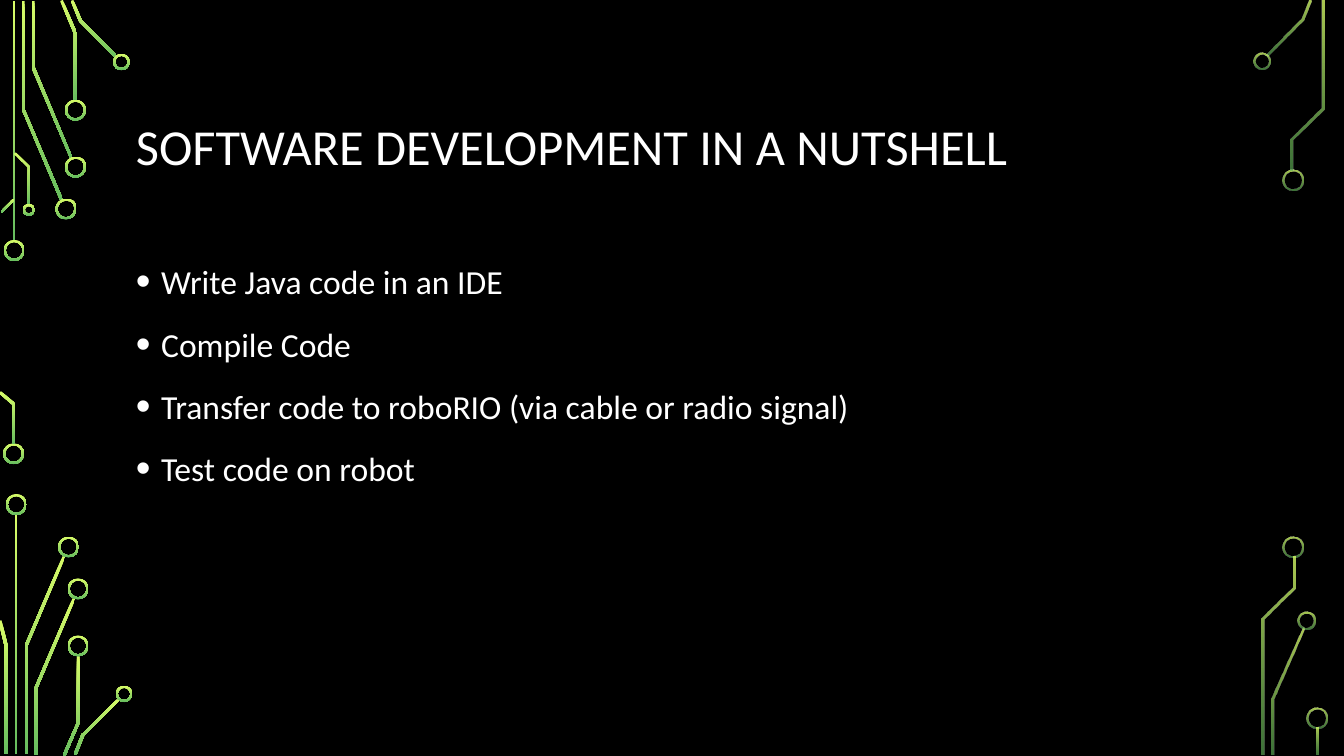
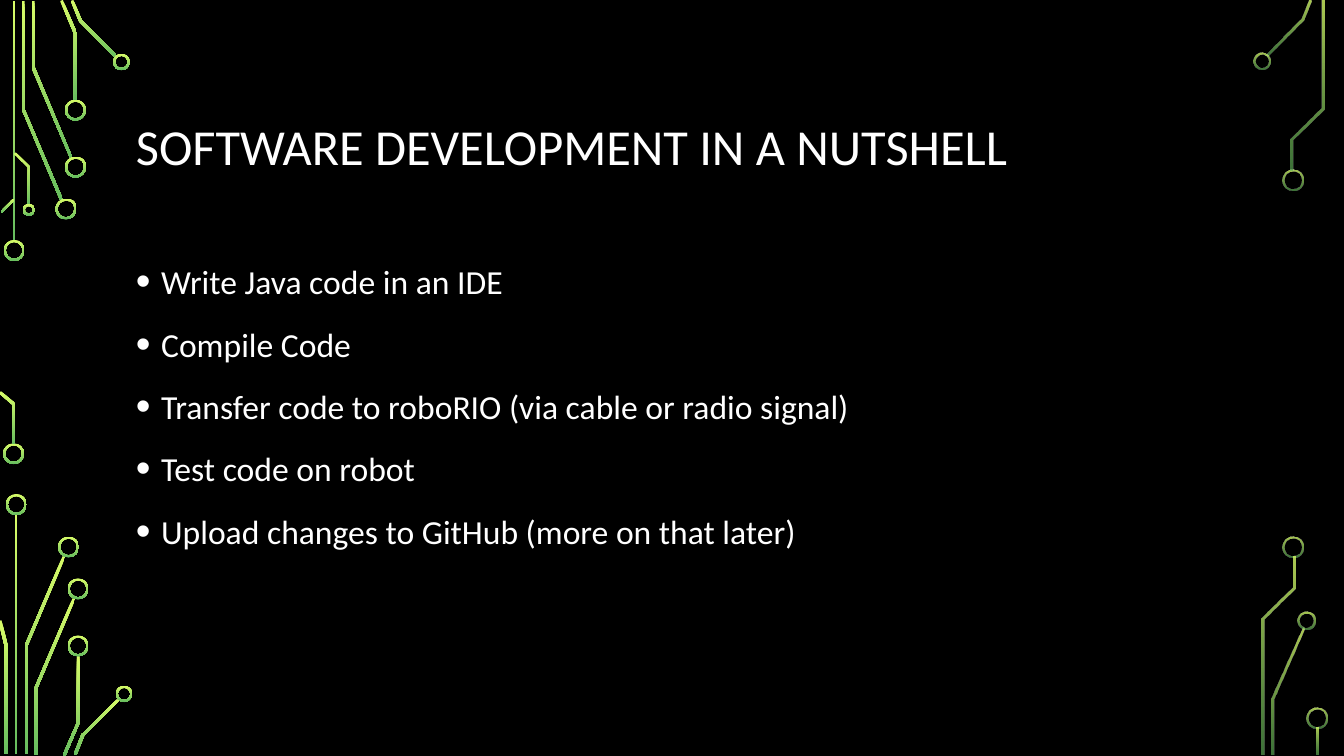
Before and after one commit to riggfamily/FRC-Software-Training, a slide deck: slide 16 of 2018-09-15/Software Training 101.pptx. Drawn at 1344x756 pixels with LibreOffice and Linux fonts; fonts in the diff are those of the drawing; background and template pictures are left out. Boxes give left, top, right and bottom in pixels: in the first picture for what was removed or moved away, otherwise in the second. Text is boxed around its words. In the diff, an @@ line names an element or a change of style, - is before the commit and + after.

```diff
--- a/2018-09-15/Software Training 101.pptx
+++ b/2018-09-15/Software Training 101.pptx
@@ text at (x1=161, y1=519, x2=795, y2=550): paragraph added @@
+• Upload changes to GitHub (more on that later)
```
